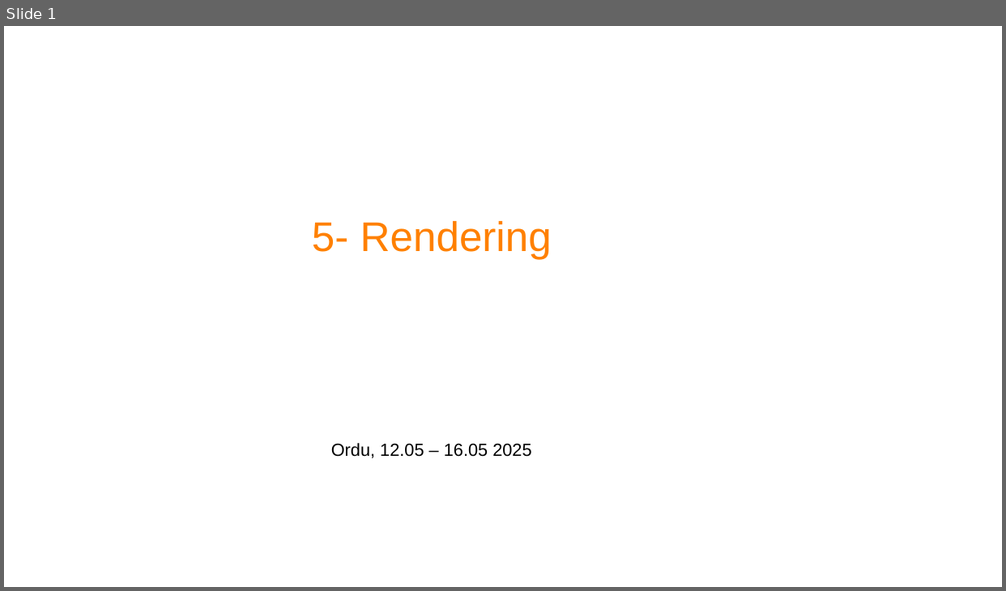
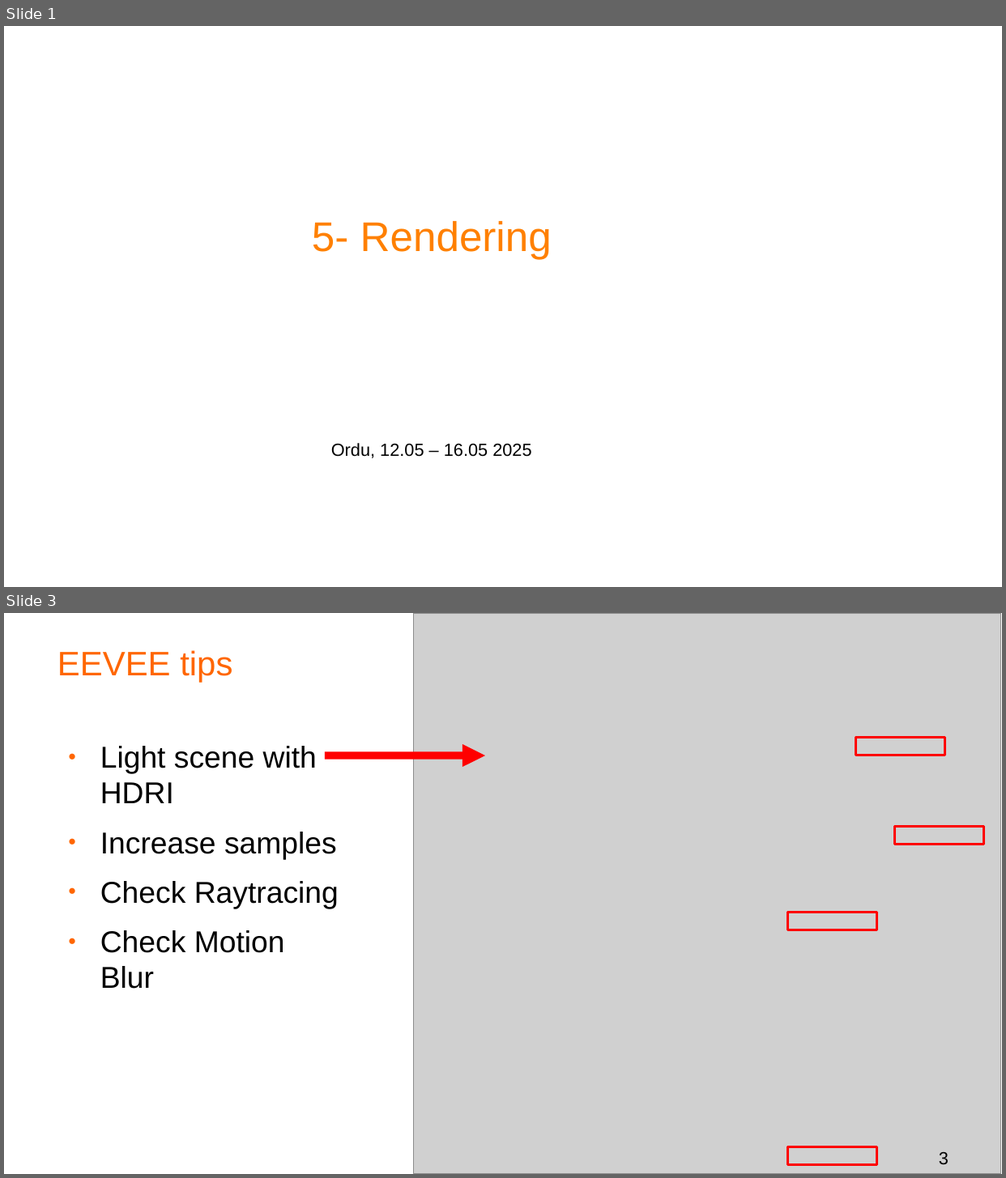
Before and after one commit to projetoalfobre/Ordu-2025-3d-training, a slide deck: presentations/5-rendering.odp. Shown one above the other, each under a label of ours: slide 1 before the commit, slides 1 and 3 after it; the slides between them are not shown. The pictures are 1006x591 and 1006x1178 pixels, drawn with LibreOffice and Linux fonts; fonts in the diff are those of the drawing; grey boxes stand for pictures; background and template pictures are left out. Boxes give left, top, right and bottom in pixels: in the first picture for what was removed or moved away, otherwise in the second. Text is boxed around its words. In the diff, an @@ line names an element or a change of style, - is before the commit and + after.

```diff
--- a/presentations/5-rendering.odp
+++ b/presentations/5-rendering.odp
@@ slide 3 added at box(4, 613, 1002, 1174), background #FFFFFF @@
@@ picture added at box(414, 613, 1002, 1174) @@
@@ title added at box(57, 650, 232, 682), 27 pt, text #FF6600 @@
+EEVEE tips
@@ text added at box(100, 746, 339, 989), 24 pt, text #000000 @@
+● Light scene with HDRI
+● Increase samples
+● Check Raytracing
+● Check Motion Blur
@@ arrow added from (325, 756) to (485, 756), #FF0000 6.01 pt @@
@@ rectangle added at box(856, 738, 945, 756), outline #FF0000 1.98 pt @@
@@ rectangle added at box(895, 827, 984, 845), outline #FF0000 1.98 pt @@
@@ rectangle added at box(788, 913, 877, 931), outline #FF0000 1.98 pt @@
@@ rectangle added at box(788, 1148, 877, 1166), outline #FF0000 1.98 pt @@
@@ page number added at box(939, 1152, 948, 1165), 14 pt, text #000000 @@
+3
```
Also in this commit, not shown: 4 other slides added, 1 slide removed, 7 other files.
